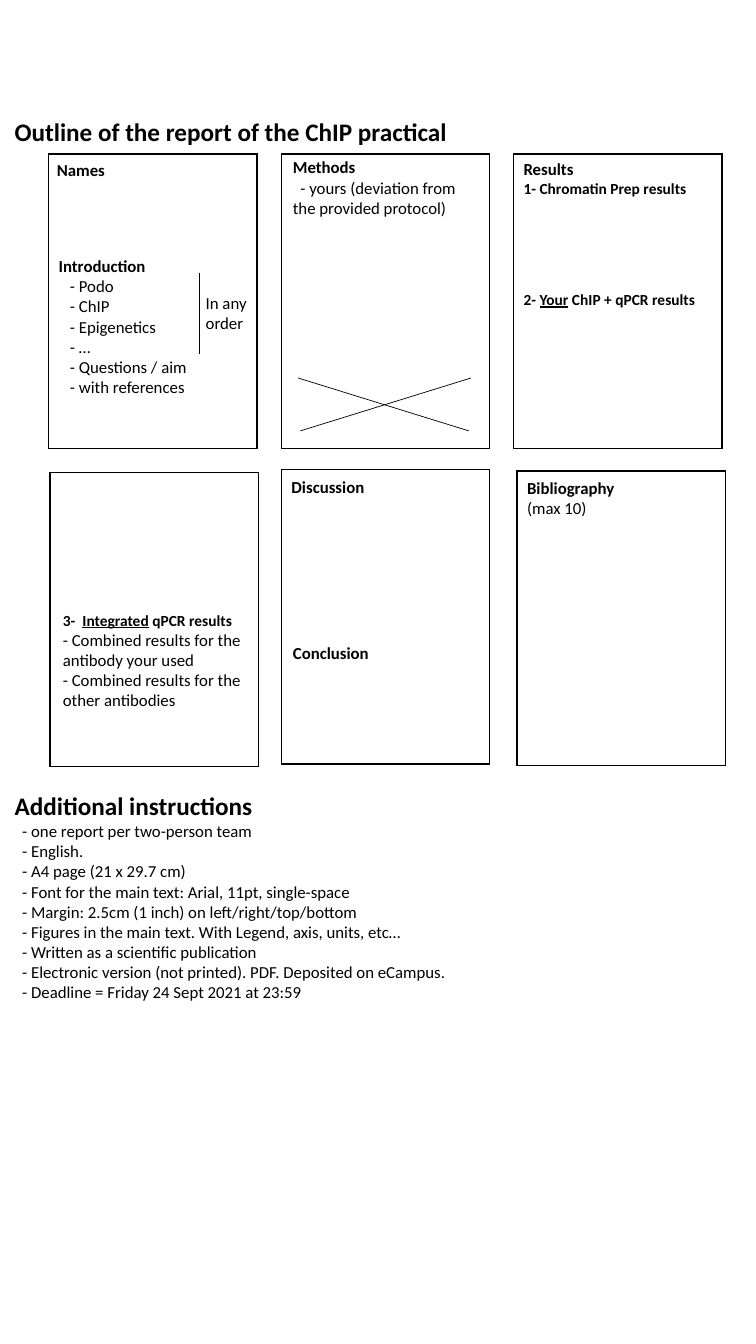
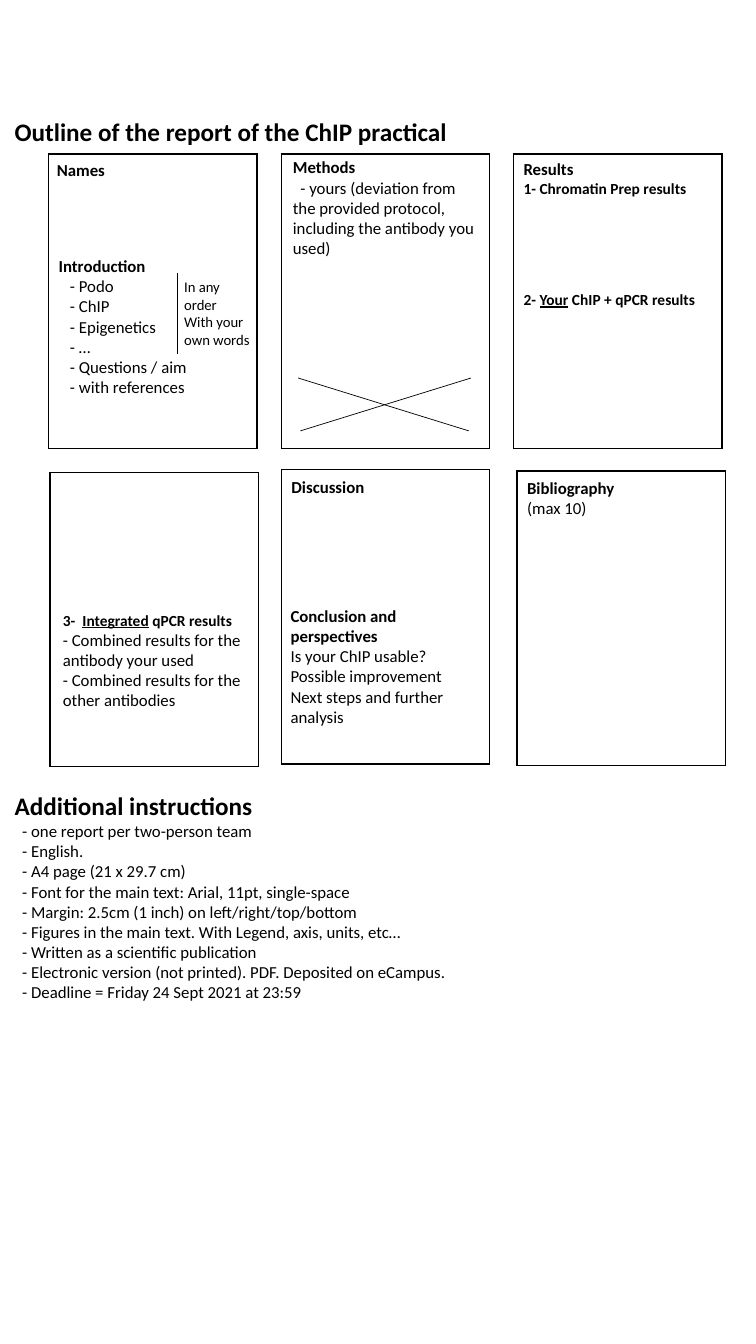
Before and after one commit to PierreGrognet/ChIPseq_Workshop, a slide deck: slide 1 of Pictures/Report.pptx. Drawn at 756x1344 pixels with LibreOffice and Linux fonts; fonts in the diff are those of the drawing. Boxes give left, top, right and bottom in pixels: in the first picture for what was removed or moved away, otherwise in the second. Text is boxed around its words. In the diff, an @@ line names an element or a change of style, - is before the commit and + after.

```diff
--- a/Pictures/Report.pptx
+++ b/Pictures/Report.pptx
@@ text at [293, 182, 474, 256]: text changed @@
-- yours (deviation from the provided protocol)
+- yours (deviation from the provided protocol, including the antibody you used)
@@ text "In any order": place and size @@
-text "In any order" at [206, 298, 246, 329]
+text "In any order" at [184, 282, 249, 345]
@@ line moved from (200, 273) - (200, 354) to (177, 273) - (177, 354) @@
@@ text at [184, 282, 220, 310]: size 12 to 10.5 pt in "In any order" @@
@@ text at [184, 317, 249, 345]: paragraph added @@
+With your own words
@@ text at [291, 610, 443, 726]: text changed; bold off @@
-Conclusion
+Conclusion and perspectives
+Is your ChIP usable?
+Possible improvement
+Next steps and further analysis
```
Also in this commit, not shown: 1 other file.
